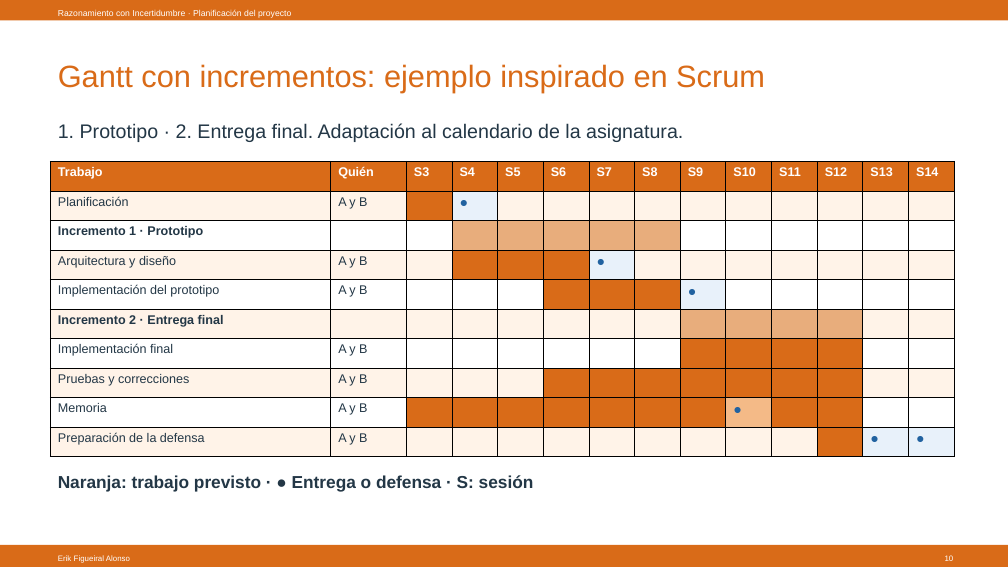
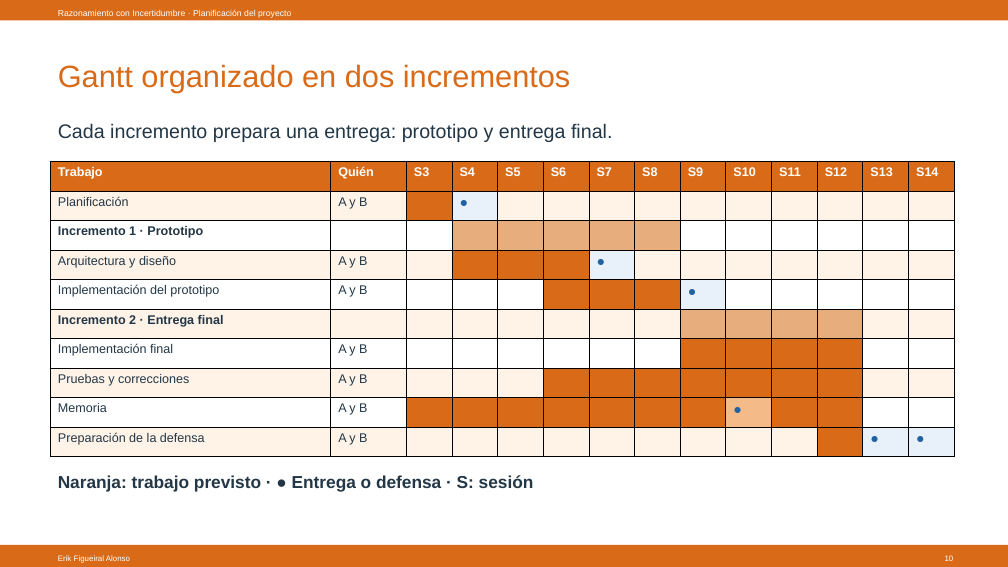
Before and after one commit to Figueiral-Alonso/Docencia, a slide deck: slide 10 of 26/Razonamiento con Incertidumbre/Planificación/RAIN_Planificacion.pptx. Drawn at 1008x567 pixels with LibreOffice and Linux fonts; fonts in the diff are those of the drawing. Boxes give left, top, right and bottom in pixels: in the first picture for what was removed or moved away, otherwise in the second. Text is boxed around its words. In the diff, an @@ line names an element or a change of style, - is before the commit and + after.

```diff
--- a/26/Razonamiento con Incertidumbre/Planificación/RAIN_Planificacion.pptx
+++ b/26/Razonamiento con Incertidumbre/Planificación/RAIN_Planificacion.pptx
@@ text at (x1=58, y1=64, x2=570, y2=93): text changed @@
-Gantt con incrementos: ejemplo inspirado en Scrum
+Gantt organizado en dos incrementos
@@ text at (x1=58, y1=123, x2=612, y2=142): text changed @@
-1. Prototipo · 2. Entrega final. Adaptación al calendario de la asignatura.
+Cada incremento prepara una entrega: prototipo y entrega final.
```
Also in this commit, not shown: 4 other slides changed, 1 other file.
